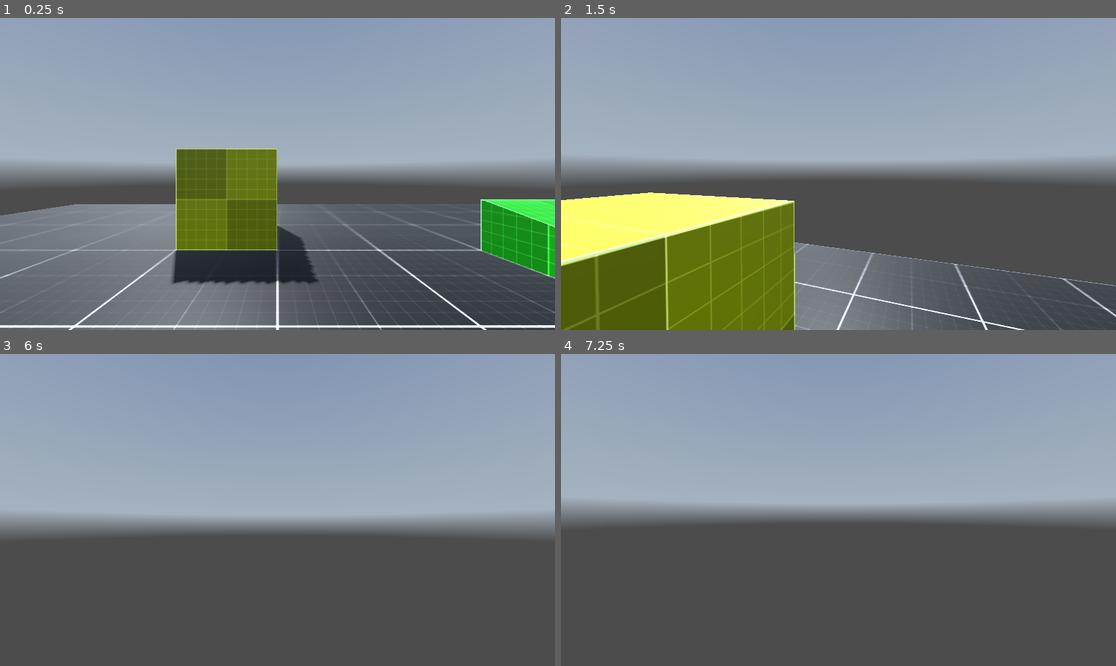
Above: before the commit, frames 1-4 (two rows, left to right).
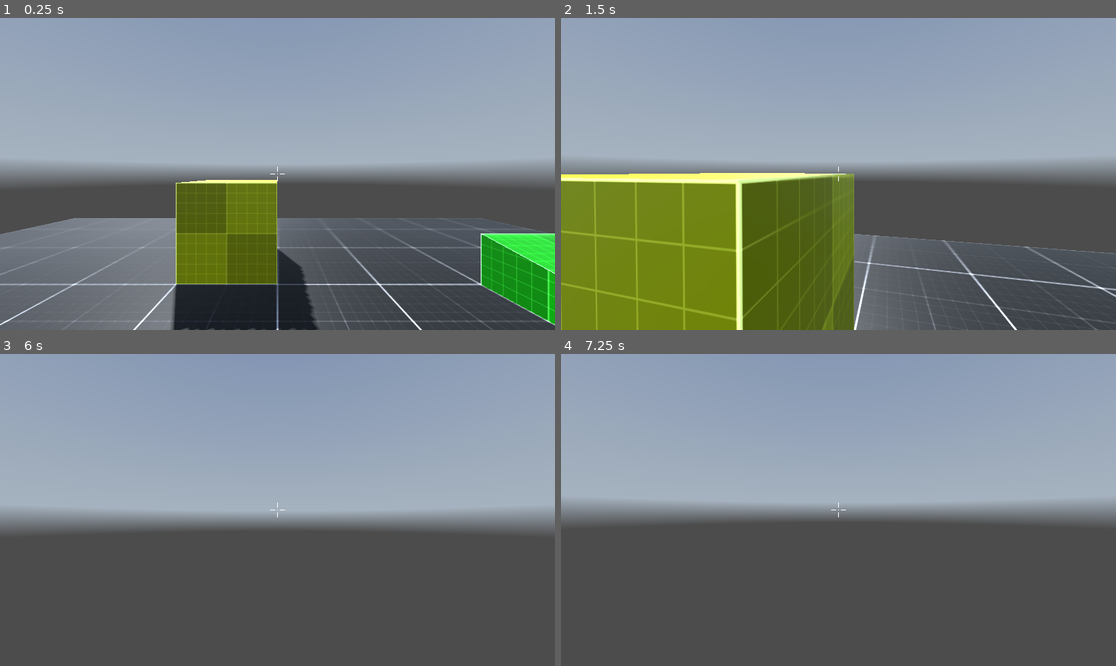
Above: after the commit, the same moments.

Repository: kiowe/shooter-game-godot
Game: Godot game, scene res://levels/level_001.tscn
Same seed, same stepped clock (60 frames per second), same inputs: the game is played once before the commit and once after it. A sky picture missing from this copy of the repository is replaced by a grey-blue gradient.
Inputs (mouse positions are in pixels of both pictures, inside the frame that each line leads up to):
- Up to frame 1 (0.25 s): no input
- Up to frame 2 (1.5 s): move the mouse to (866, 174) at 0.52 s; hold C (crouch) 0.53-1.28 s; hold W (move_forward) from 0.53 s (still down); tap Space (jump) at 0.77, 0.8, 1.07, 1.35 s; move the mouse to (810, 174) at 1.27 s
- Up to frame 3 (6 s): tap Space (jump) at 1.52, 1.82, 2.3, 3.02, 3.32, 3.5, 3.6, 3.77, 4.07, 4.52, 4.82, 5, 5.3, 5.85 s; tap C (crouch) at 1.55, 2.85, 4.35 s; move the mouse to (288, 503) at 2.02 s; hold C (crouch) 2.03-2.78 s; tap Enter at 2.75, 4.25, 5.75 s; move the mouse to (271, 516) at 2.77 s; move the mouse to (316, 513) at 3.52 s; move the mouse to (233, 506) at 4.27 s; move the mouse to (283, 510) at 5.02 s; hold C (crouch) 5.03-5.78 s; move the mouse to (255, 503) at 5.77 s; release W (move_forward) at 5.78 s; hold D (move_right) from 5.78 s (still down)
- Up to frame 4 (7.25 s): tap Space (jump) at 6.02, 6.32, 6.5, 6.77, 6.8, 7.07 s; tap C (crouch) at 6.05 s; move the mouse to (866, 510) at 6.52 s; release D (move_right) at 6.53 s; hold W (move_forward) from 6.53 s (still down); hold C (crouch) from 6.53 s (still down)

The runs differ from the first frame. In frame 1, 18% of the frame differs, in the area x 0-100%, y 41-100%; in frame 2, 22%, in the area x 0-100%, y 47-100%; in frame 3, 1.0%; in frame 4, less than 0.1%.

Commit message:
added crouch and needed checks; started working on the reticle

Diff:
--- a/controllers/fps_controller.tscn
+++ b/controllers/fps_controller.tscn
@@ -1,28 +1,169 @@
-[gd_scene load_steps=5 format=3 uid="uid://cfs4ecm5k44dn"]
+[gd_scene load_steps=10 format=3 uid="uid://cfs4ecm5k44dn"]
 
 [ext_resource type="Script" path="res://controllers/scripts/fps_controller.gd" id="1_pgc1p"]
 [ext_resource type="Material" uid="uid://b4gwd5h7ixvct" path="res://materials/player.tres" id="2_gldw4"]
+[ext_resource type="Script" path="res://controllers/scripts/reticle.gd" id="3_a5wxi"]
 
 [sub_resource type="CapsuleShape3D" id="CapsuleShape3D_y0msm"]
 
 [sub_resource type="CapsuleMesh" id="CapsuleMesh_766xm"]
 material = ExtResource("2_gldw4")
 
-[node name="CharacterBody3D" type="CharacterBody3D" node_paths=PackedStringArray("CAMERA_CONTROLLER")]
-transform = Transform3D(1, 0, 0, 0, 1, 0, 0, 0, 1, 0, 1, 0)
+[sub_resource type="SphereShape3D" id="SphereShape3D_hod40"]
+radius = 0.51
+
+[sub_resource type="Animation" id="Animation_8irfh"]
+resource_name = "Crouch"
+tracks/0/type = "value"
+tracks/0/imported = false
+tracks/0/enabled = true
+tracks/0/path = NodePath("CollisionShape3D:shape:height")
+tracks/0/interp = 2
+tracks/0/loop_wrap = true
+tracks/0/keys = {
+"times": PackedFloat32Array(0, 1),
+"transitions": PackedFloat32Array(1, 1),
+"update": 0,
+"values": [2.0, 1.5]
+}
+tracks/1/type = "value"
+tracks/1/imported = false
+tracks/1/enabled = true
+tracks/1/path = NodePath("CollisionShape3D:position")
+tracks/1/interp = 2
+tracks/1/loop_wrap = true
+tracks/1/keys = {
+"times": PackedFloat32Array(0, 1),
+"transitions": PackedFloat32Array(1, 1),
+"update": 0,
+"values": [Vector3(0, 1, 0), Vector3(0, 0.75, 0)]
+}
+tracks/2/type = "value"
+tracks/2/imported = false
+tracks/2/enabled = true
+tracks/2/path = NodePath("CameraController:position")
+tracks/2/interp = 2
+tracks/2/loop_wrap = true
+tracks/2/keys = {
+"times": PackedFloat32Array(0, 1),
+"transitions": PackedFloat32Array(1, 1),
+"update": 0,
+"values": [Vector3(0, 1.5, 0), Vector3(0, 1, 0)]
+}
+
+[sub_resource type="Animation" id="Animation_gxg42"]
+length = 0.001
+tracks/0/type = "value"
+tracks/0/imported = false
+tracks/0/enabled = true
+tracks/0/path = NodePath("CollisionShape3D:shape:height")
+tracks/0/interp = 1
+tracks/0/loop_wrap = true
+tracks/0/keys = {
+"times": PackedFloat32Array(0),
+"transitions": PackedFloat32Array(1),
+"update": 0,
+"values": [2.0]
+}
+tracks/1/type = "value"
+tracks/1/imported = false
+tracks/1/enabled = true
+tracks/1/path = NodePath("CollisionShape3D:position")
+tracks/1/interp = 1
+tracks/1/loop_wrap = true
+tracks/1/keys = {
+"times": PackedFloat32Array(0),
+"transitions": PackedFloat32Array(1),
+"update": 0,
+"values": [Vector3(0, 1, 0)]
+}
+tracks/2/type = "value"
+tracks/2/imported = false
+tracks/2/enabled = true
+tracks/2/path = NodePath("CameraController:position")
+tracks/2/interp = 1
+tracks/2/loop_wrap = true
+tracks/2/keys = {
+"times": PackedFloat32Array(0),
+"transitions": PackedFloat32Array(1),
+"update": 0,
+"values": [Vector3(0, 1.5, 0)]
+}
+
+[sub_resource type="AnimationLibrary" id="AnimationLibrary_r5ceo"]
+_data = {
+"Crouch": SubResource("Animation_8irfh"),
+"RESET": SubResource("Animation_gxg42")
+}
+
+[node name="CharacterBody3D" type="CharacterBody3D" node_paths=PackedStringArray("CAMERA_CONTROLLER", "ANIMATIONPLAYER", "CROUCH_SHAPECAST")]
 script = ExtResource("1_pgc1p")
+TOGGLE_CROUCH = false
+MOUSE_SENSITIVITY = 0.25
 CAMERA_CONTROLLER = NodePath("CameraController/Camera3D")
+ANIMATIONPLAYER = NodePath("AnimationPlayer")
+CROUCH_SHAPECAST = NodePath("ShapeCast3D")
 
 [node name="CollisionShape3D" type="CollisionShape3D" parent="."]
+transform = Transform3D(1, 0, 0, 0, 1, 0, 0, 0, 1, 0, 1, 0)
 shape = SubResource("CapsuleShape3D_y0msm")
 
 [node name="PlaceholderMesh" type="MeshInstance3D" parent="CollisionShape3D"]
 mesh = SubResource("CapsuleMesh_766xm")
 
 [node name="CameraController" type="Node3D" parent="."]
-transform = Transform3D(1, 0, 0, 0, 1, 0, 0, 0, 1, 0, 0.5, 0)
+transform = Transform3D(1, 0, 0, 0, 1, 0, 0, 0, 1, 0, 1.5, 0)
 
 [node name="Camera3D" type="Camera3D" parent="CameraController"]
 
 [node name="ReflectionProbe" type="ReflectionProbe" parent="CameraController/Camera3D"]
 update_mode = 1
+
+[node name="ShapeCast3D" type="ShapeCast3D" parent="."]
+transform = Transform3D(1, 0, 0, 0, 1, 0, 0, 0, 1, 0, 1.5, 0)
+shape = SubResource("SphereShape3D_hod40")
+target_position = Vector3(0, 0.5, 0)
+debug_shape_custom_color = Color(0.91, 0.803833, 0, 1)
+
+[node name="AnimationPlayer" type="AnimationPlayer" parent="."]
+libraries = {
+"": SubResource("AnimationLibrary_r5ceo")
+}
+
+[node name="UserInterface" type="Control" parent="."]
+layout_mode = 3
+anchors_preset = 15
+anchor_right = 1.0
+anchor_bottom = 1.0
+grow_horizontal = 2
+grow_vertical = 2
+mouse_filter = 1
+
+[node name="CenterContainer" type="CenterContainer" parent="UserInterface"]
+layout_mode = 1
+anchors_preset = 8
+anchor_left = 0.5
+anchor_top = 0.5
+anchor_right = 0.5
+anchor_bottom = 0.5
+grow_horizontal = 2
+grow_vertical = 2
+script = ExtResource("3_a5wxi")
+
+[node name="Top" type="Line2D" parent="UserInterface/CenterContainer"]
+points = PackedVector2Array(0, -5, 0, -15)
+width = 2.0
+
+[node name="Right" type="Line2D" parent="UserInterface/CenterContainer"]
+points = PackedVector2Array(5, 0, 15, 0)
+width = 2.0
+
+[node name="Bottom" type="Line2D" parent="UserInterface/CenterContainer"]
+points = PackedVector2Array(0, 5, 0, 15)
+width = 2.0
+
+[node name="Left" type="Line2D" parent="UserInterface/CenterContainer"]
+points = PackedVector2Array(-5, 0, -15, 0)
+width = 2.0
+
+[connection signal="animation_started" from="AnimationPlayer" to="." method="_on_animation_player_animation_started"]
--- a/controllers/scripts/fps_controller.gd
+++ b/controllers/scripts/fps_controller.gd
@@ -1,12 +1,18 @@
 extends CharacterBody3D
 
-@export var SPEED : float = 5.0
+@export var SPEED_DEFAULT : float = 5.0
+@export var SPEED_CROUCH : float = 3.5
 @export var JUMP_VELOCITY : float = 4.5
+@export var TOGGLE_CROUCH : bool = true
+@export_range(5, 10, 0.1) var CROUCH_SPEED : float = 7.0
 @export var MOUSE_SENSITIVITY : float = 0.35
 @export var TILT_LOWER_LIMIT := deg_to_rad(-90.0)
 @export var TILT_UPPER_LIMIT := deg_to_rad(90.0)
 @export var CAMERA_CONTROLLER : Camera3D
+@export var ANIMATIONPLAYER : AnimationPlayer
+@export var CROUCH_SHAPECAST : Node3D
 
+var _speed : float
 var _mouse_input : bool = false
 var _mouse_rotation : Vector3
 var _rotation_input : float
@@ -14,11 +20,22 @@
 var _player_rotation : Vector3
 var _camera_rotation : Vector3
 
+var _is_crouching : bool = false
+
 var gravity = ProjectSettings.get_setting("physics/3d/default_gravity")
 
 func _input(event):
 	if event.is_action_pressed("exit"):
 		get_tree().quit()
+	if event.is_action_pressed("crouch") and is_on_floor() and TOGGLE_CROUCH == true: # Press to crouch and uncrouch
+		toggle_crouch()
+	if event.is_action_pressed("crouch") and (_is_crouching == false) and is_on_floor() and TOGGLE_CROUCH == false: # Hold to crouch
+		crouching(true)
+	if event.is_action_released("crouch") and (_is_crouching == true) and TOGGLE_CROUCH == false: # Release to uncrouch
+		if CROUCH_SHAPECAST.is_colliding() == false:
+			crouching(false)
+		elif CROUCH_SHAPECAST.is_colliding() == true:
+			uncrouch_check()
 
 func _unhandled_input(event: InputEvent) -> void:
 	_mouse_input = event is InputEventMouseMotion and Input.get_mouse_mode() == Input.MOUSE_MODE_CAPTURED
@@ -44,7 +61,14 @@
 	_tilt_input = 0.0
 
 func _ready():
+	# Get mouse input
 	Input.mouse_mode = Input.MOUSE_MODE_CAPTURED
+
+	# Set default speed
+	_speed = SPEED_DEFAULT
+
+	# Add crouch check shapecast collision exception for CharacterBody3D node
+	CROUCH_SHAPECAST.add_exception($".")
 
 func _physics_process(delta: float) -> void:
 	# Add the gravity.
@@ -54,7 +78,7 @@
 	_update_camera(delta)
 
 	# Handle jump.
-	if Input.is_action_just_pressed("jump") and is_on_floor():
+	if Input.is_action_just_pressed("jump") and is_on_floor() and _is_crouching == false:
 		velocity.y = JUMP_VELOCITY
 
 	# Get the input direction and handle the movement/deceleration.
@@ -62,10 +86,43 @@
 	var input_dir := Input.get_vector("move_left", "move_right", "move_forward", "move_backward")
 	var direction := (transform.basis * Vector3(input_dir.x, 0, input_dir.y)).normalized()
 	if direction:
-		velocity.x = direction.x * SPEED
-		velocity.z = direction.z * SPEED
+		velocity.x = direction.x * _speed
+		velocity.z = direction.z * _speed
 	else:
-		velocity.x = move_toward(velocity.x, 0, SPEED)
-		velocity.z = move_toward(velocity.z, 0, SPEED)
+		velocity.x = move_toward(velocity.x, 0, _speed)
+		velocity.z = move_toward(velocity.z, 0, _speed)
 
 	move_and_slide()
+
+func toggle_crouch():
+	if _is_crouching == true and CROUCH_SHAPECAST.is_colliding() == false:
+		crouching(false)
+	elif _is_crouching == false:
+		crouching(true)
+
+func uncrouch_check():
+	if CROUCH_SHAPECAST.is_colliding() == false:
+		crouching(false)
+	if CROUCH_SHAPECAST.is_colliding() == true:
+		await get_tree().create_timer(0.1).timeout
+		uncrouch_check()
+
+func crouching(state: bool):
+	match state:
+		true:
+			ANIMATIONPLAYER.play("Crouch", 0, CROUCH_SPEED)
+			set_movement_speed("crouching")
+		false:
+			ANIMATIONPLAYER.play("Crouch", 0, -CROUCH_SPEED, true)
+			set_movement_speed("default")
+
+func _on_animation_player_animation_started(anim_name: StringName) -> void:
+	if anim_name == "Crouch":
+		_is_crouching = !_is_crouching
+
+func set_movement_speed(state: String):
+	match state:
+		"default":
+			_speed = SPEED_DEFAULT
+		"crouching":
+			_speed = SPEED_CROUCH
--- /dev/null
+++ b/controllers/scripts/reticle.gd
@@ -0,0 +1,15 @@
+extends CenterContainer
+
+@export var DOT_RADIUS : float = 1.0
+@export var DOT_COLOR : Color = Color.WHITE
+
+# Called when the node enters the scene tree for the first time.
+func _ready() -> void:
+	queue_redraw()
+
+# Called every frame. 'delta' is the elapsed time since the previous frame.
+func _process(delta: float) -> void:
+	pass
+
+func _draw() -> void:
+	draw_circle(Vector2(0,0), DOT_RADIUS, DOT_COLOR)
--- a/levels/level_001.tscn
+++ b/levels/level_001.tscn
@@ -123,8 +123,11 @@
 
 [node name="WorldEnvironment" parent="." instance=ExtResource("1_db21n")]
 
-[node name="CharacterBody3D" parent="." node_paths=PackedStringArray("CAMERA_CONTROLLER") instance=ExtResource("4_liofc")]
+[node name="CharacterBody3D" parent="." node_paths=PackedStringArray("CAMERA_CONTROLLER", "ANIMATIONPLAYER", "CROUCH_SHAPECAST") instance=ExtResource("4_liofc")]
+transform = Transform3D(1, 0, 0, 0, 1, 0, 0, 0, 1, 0, 1, 0)
 CAMERA_CONTROLLER = NodePath("CameraController/Camera3D")
+ANIMATIONPLAYER = NodePath("AnimationPlayer")
+CROUCH_SHAPECAST = NodePath("ShapeCast3D")
 
 [node name="Floor" type="MeshInstance3D" parent="."]
 transform = Transform3D(1, 0, 0, 0, 1, 0, 0, 0, 1, 0, -0.25, 0)
--- a/levels/level_002.tscn
+++ b/levels/level_002.tscn
@@ -99,10 +99,6 @@
 
 [node name="WorldEnvironment" parent="." instance=ExtResource("1_i6g00")]
 
-[node name="CharacterBody3D" parent="." node_paths=PackedStringArray("CAMERA_CONTROLLER") instance=ExtResource("2_xl86t")]
-transform = Transform3D(1, 0, 0, 0, 1, 0, 0, 0, 1, 0, 1, 4)
-CAMERA_CONTROLLER = NodePath("CameraController/Camera3D")
-
 [node name="Floor" type="MeshInstance3D" parent="."]
 transform = Transform3D(1, 0, 0, 0, 1, 0, 0, 0, 1, 0, -0.25, 0)
 mesh = SubResource("BoxMesh_gd0ev")
@@ -112,8 +108,14 @@
 [node name="CollisionShape3D" type="CollisionShape3D" parent="Floor/StaticBody3D"]
 shape = SubResource("ConcavePolygonShape3D_oahyi")
 
+[node name="CharacterBody3D" parent="." node_paths=PackedStringArray("CAMERA_CONTROLLER", "ANIMATIONPLAYER", "CROUCH_SHAPECAST") instance=ExtResource("2_xl86t")]
+transform = Transform3D(1, 0, 0, 0, 1, 0, 0, 0, 1, 0, -0.068023, 4)
+CAMERA_CONTROLLER = NodePath("CameraController/Camera3D")
+ANIMATIONPLAYER = NodePath("AnimationPlayer")
+CROUCH_SHAPECAST = NodePath("ShapeCast3D")
+
 [node name="LowerPlatform" type="MeshInstance3D" parent="."]
-transform = Transform3D(1, 0, 0, 0, 1, 0, 0, 0, 1, -4, 1.75, -5)
+transform = Transform3D(1, 0, 0, 0, 1, 0, 0, 0, 1, -4, 1.7, -5)
 mesh = SubResource("BoxMesh_xc4gq")
 
 [node name="StaticBody3D" type="StaticBody3D" parent="LowerPlatform"]
--- a/project.godot
+++ b/project.godot
@@ -18,6 +18,7 @@
 [display]
 
 window/size/always_on_top=true
+window/vsync/vsync_mode=2
 
 [input]
 
